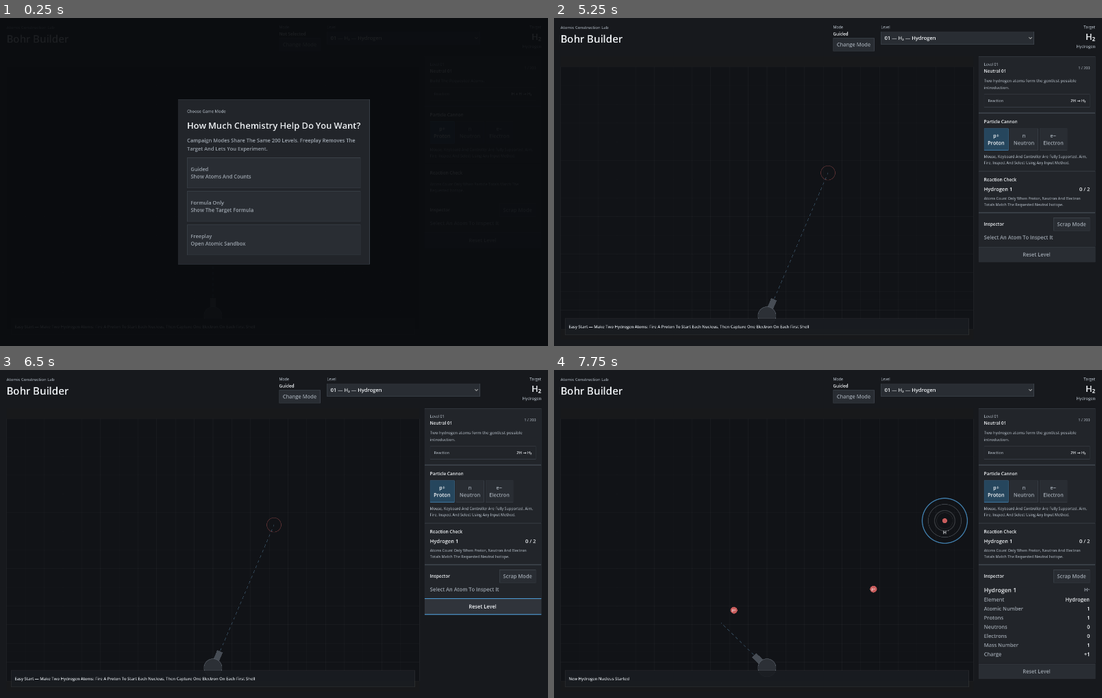
Above: before the commit, frames 1-4 (two rows, left to right).
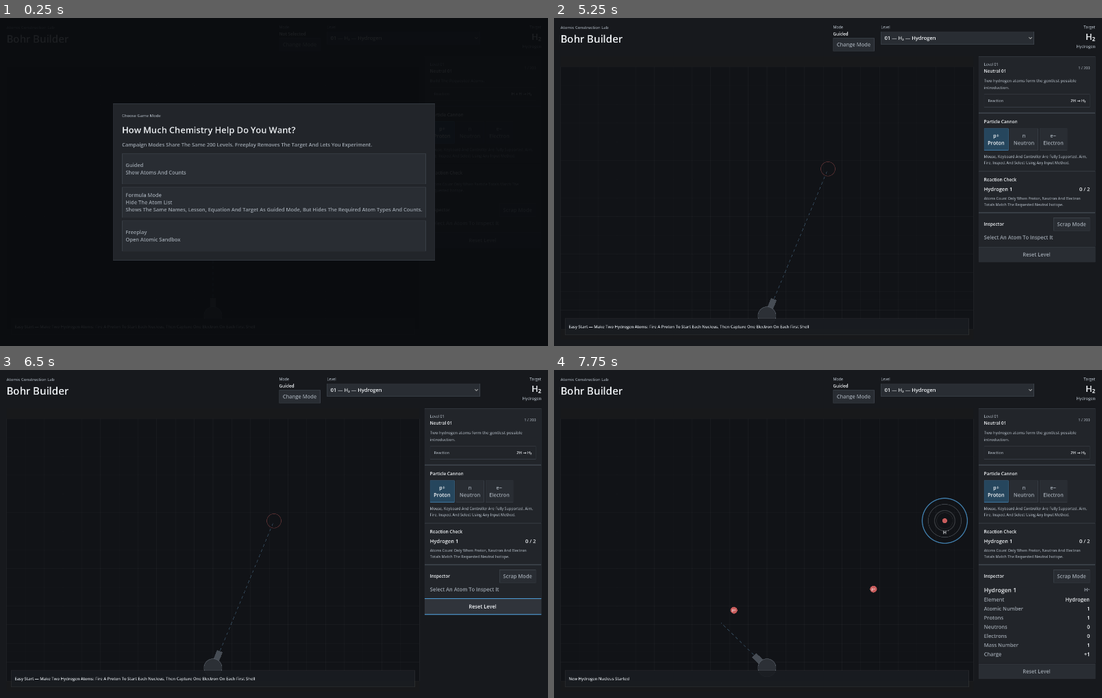
Above: after the commit, the same moments.

Repository: CambellJSmith/Bohr-Builder
Game: Godot game, scene res://godot/bohr_builder_native.tscn
Same seed, same stepped clock (60 frames per second), same inputs: the game is played once before the commit and once after it.
Inputs (mouse positions are in pixels of both pictures, inside the frame that each line leads up to):
- Up to frame 1 (0.25 s): no input
- Up to frame 2 (5.25 s): click "Change Mode" at 0.5 s; click "01 — H₂ — Hydrogen" at 1.25 s; click "p+ Proton" at 2 s; click "n Neutron" at 2.75 s; click "e− Electron" at 3.5 s; click "Scrap Mode" at 4.25 s; click "Guided Show Atoms And Counts" at 5 s
- Up to frame 3 (6.5 s): click "Reset Level" at 5.75 s
- Up to frame 4 (7.75 s): move the mouse to (948, 517) at 6.52 s; hold Right 6.53-7.28 s; tap Tab at 6.6 s; click (948, 517) at 6.67 s; tap Enter at 7.25, 7.35 s; move the mouse to (718, 550) at 7.27 s; hold Down from 7.28 s (still down); tap Space at 7.52 s

The runs differ from the first frame. In frame 1, 13% of the frame differs, in the area x 20-80%, y 24-76%; in frame 2, less than 0.1%; in frame 3, less than 0.1%; in frame 4, nothing differs.
Error before the commit: Parse Error: Class "CampaignModePresenter" hides an autoload singleton. (res://godot/ui/campaign_mode_presenter.gd:1)

Commit message:
Avoid autoload and global class name collision

Diff:
--- a/project.godot
+++ b/project.godot
@@ -13,7 +13,7 @@
 
 ResponsiveLayout="*res://godot/ui/responsive_layout.gd"
 ModeClickRouter="*res://godot/ui/mode_click_router.gd"
-CampaignModePresenter="*res://godot/ui/campaign_mode_presenter.gd"
+FormulaModePresenter="*res://godot/ui/campaign_mode_presenter.gd"
 
 [debug]
 
